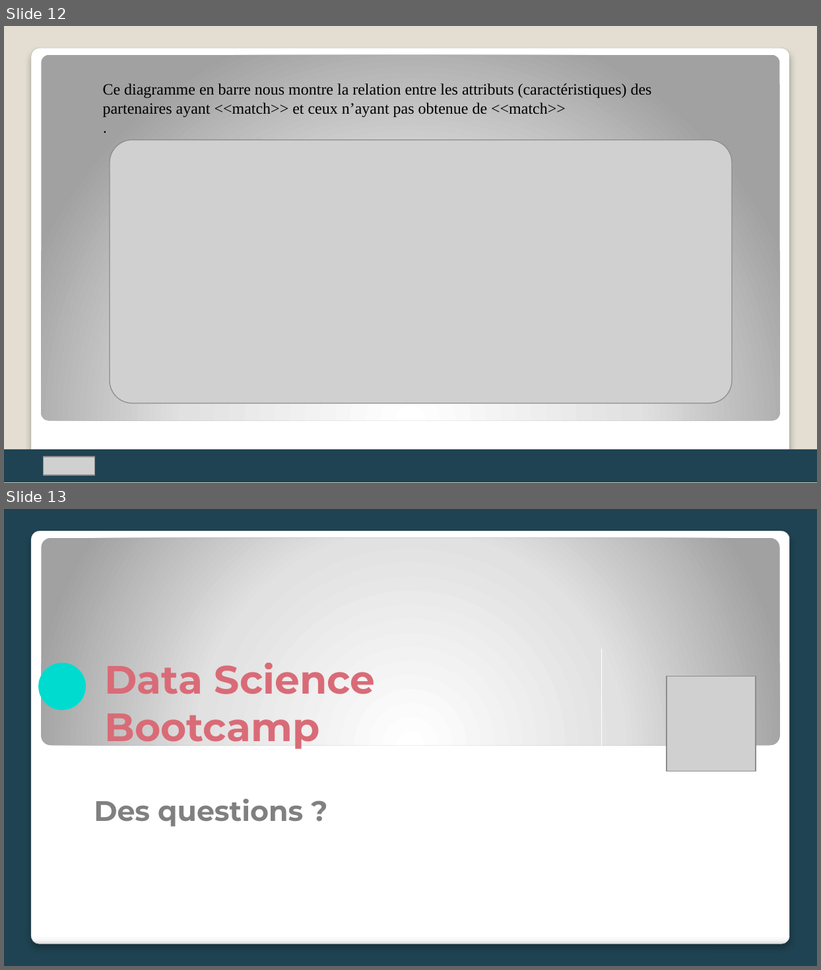
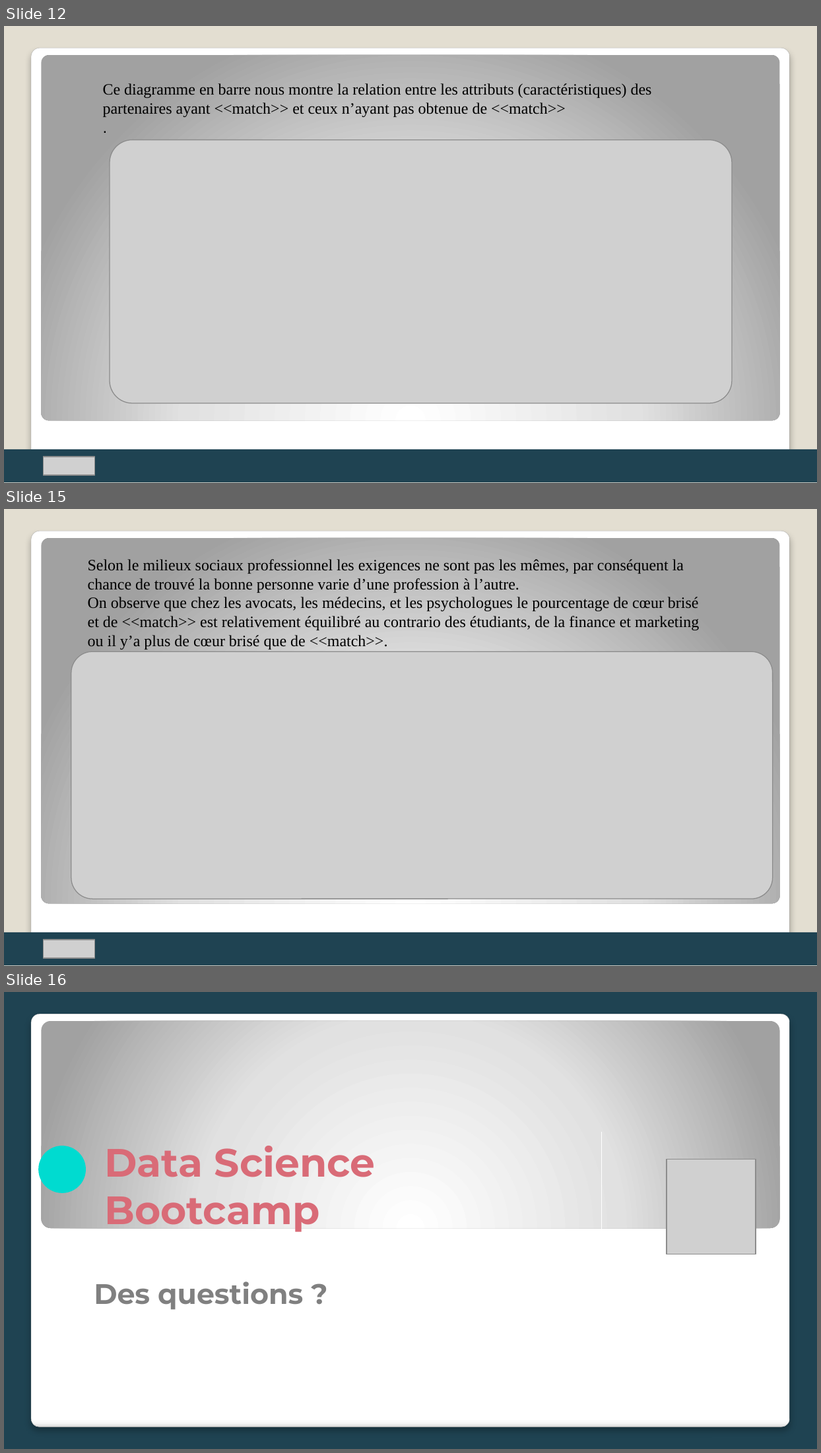
Before and after one commit to ZoziLaMalice/speed_dating, a slide deck: Rendu/Speed-dating.pptx. Shown one above the other, each under a label of ours: slides 12 and 13 before the commit, slides 12, 15 and 16 after it; the slides between them are not shown. The pictures are 821x970 and 821x1453 pixels, drawn with LibreOffice and Linux fonts; fonts in the diff are those of the drawing; grey boxes stand for pictures. Boxes give left, top, right and bottom in pixels: in the first picture for what was removed or moved away, otherwise in the second. Text is boxed around its words. In the diff, an @@ line names an element or a change of style, - is before the commit and + after.

```diff
--- a/Rendu/Speed-dating.pptx
+++ b/Rendu/Speed-dating.pptx
@@ slide 15 added at box(4, 509, 817, 966), background #E3DED1; not listed: 2 template elements that a slide beside it also shows @@
@@ text added at box(88, 559, 699, 650), 14 pt, text #000000 @@
+Selon le milieux sociaux professionnel les exigences ne sont pas les mêmes, par conséquent la chance de trouvé la bonne personne varie d’une profession à l’autre.
+On observe que chez les avocats, les médecins, et les psychologues le pourcentage de cœur brisé et de <<match>> est relativement équilibré au contrario des étudiants, de la finance et marketing ou il y’a plus de cœur brisé que de <<match>>.
@@ picture added at box(71, 652, 773, 899) @@
@@ rectangle added at box(4, 933, 817, 966), fill #1F4352 @@
@@ picture added at box(44, 940, 95, 958) @@
@@ what was slide 13 is now slide 16 @@
```
Also in this commit, not shown: 2 other slides added, 3 other files.
